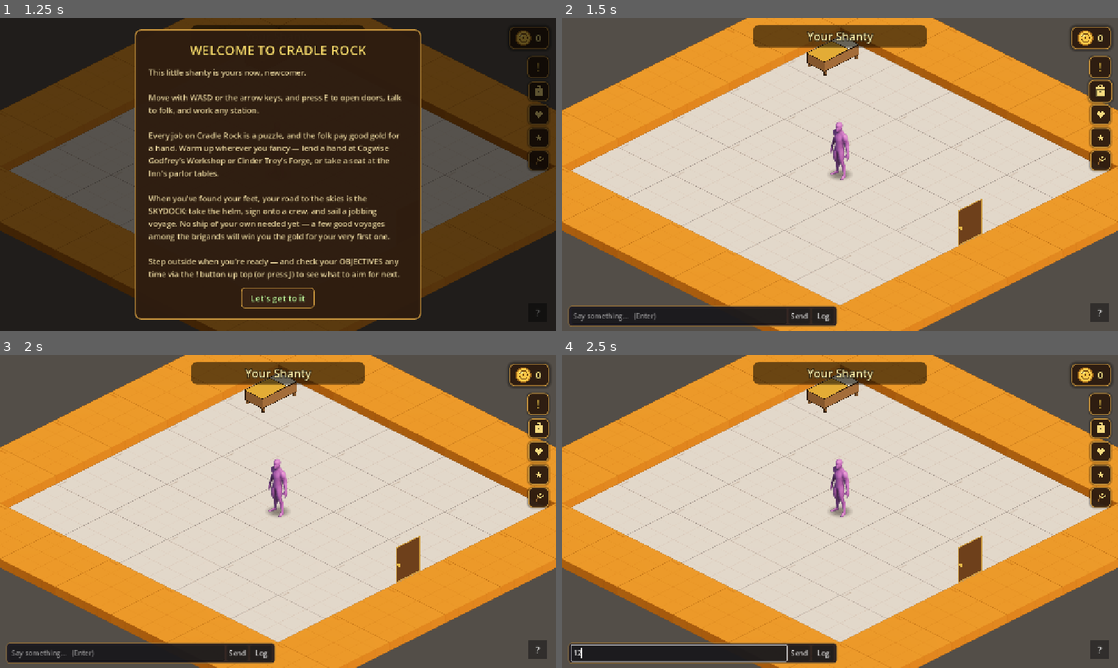
Above: before the commit, frames 1-4 (two rows, left to right).
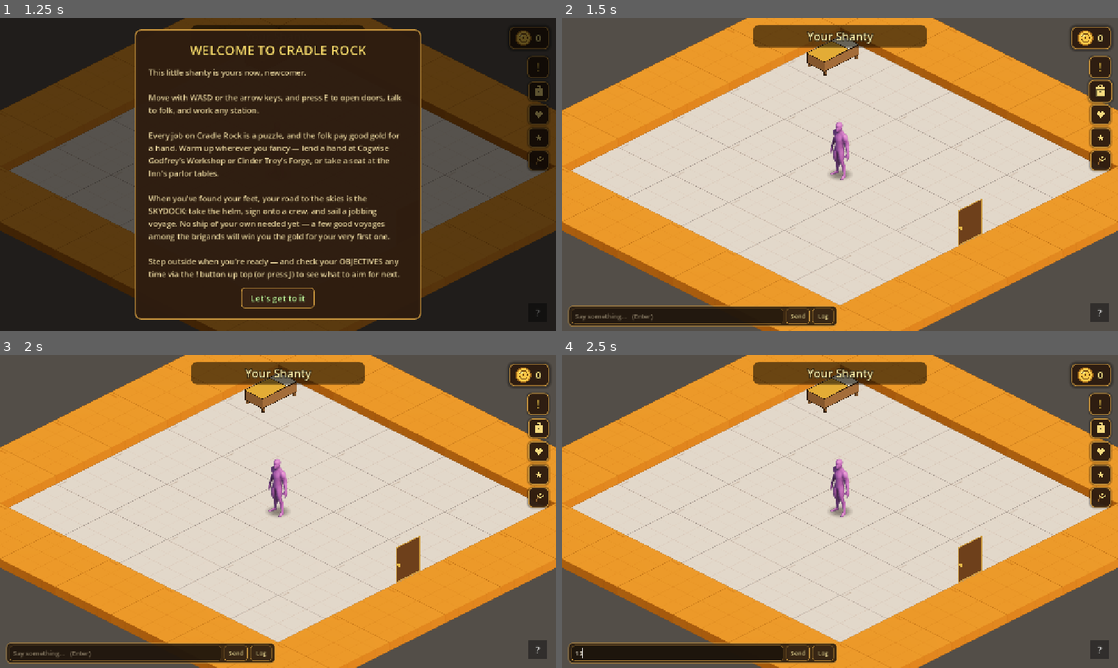
Above: after the commit, the same moments.

Repository: TairoyZone/shivaliva-shanty
Game: Godot game, scene res://main.tscn
The game is run twice, just before and just after one commit, with the same random seed, the same clock (stepped at 60 frames per second) and the same inputs.
Inputs (mouse positions are in pixels of both pictures, inside the frame that each line leads up to):
- Up to frame 1 (1.25 s): click "New Game" at 0.5 s
- Up to frame 2 (1.5 s): click "Let's get to it" at 1.25 s
- Up to frame 3 (2 s): no input
- Up to frame 4 (2.5 s): click (678, 652) at 2.02 s; type "12" at 2.1 s

Frame 1 is identical in both runs. In frame 2, 0.8% of the frame differs, in the area x 1-50%, y 91-99%; in frame 3, 0.8%; in frame 4, 0.8%.

Commit message:
polish(chat): warm the chatbox to the NPC-panel brass/walnut look (lowkey)
Troy liked the NPC chat panel's aesthetic — applied it subtly to the (bland) chatbox:
- Bar + log panels: warm walnut bg + a lowkey brass rim (was cool-navy + dull border), corner 10.
- Send / Log / the private-chat target chip: small warm-brass 3-state buttons (were default grey).
- Input field: dark walnut trough with a faint brass rim that brightens on focus (was a plain LineEdit).
Kept deliberately understated since it's persistent on-screen. Verified: headless scan parses clean.

Co-Authored-By: Claude Opus 4.8 (1M context) <noreply@anthropic.com>

Diff:
--- a/autoloads/chat_box.gd
+++ b/autoloads/chat_box.gd
@@ -83,7 +83,7 @@
 	bar.offset_right = 634.0     # 620 wide — matches the log panel
 	bar.offset_top = -58.0       # 48 tall — enough for the controls (was cramped at 38)
 	bar.offset_bottom = -10.0
-	bar.add_theme_stylebox_override("panel", _panel_style(Color(0.10, 0.09, 0.13, 0.88)))
+	bar.add_theme_stylebox_override("panel", _panel_style(Color(0.16, 0.11, 0.06, 0.90)))   # warm walnut (was cool navy)
 	bar.mouse_filter = Control.MOUSE_FILTER_IGNORE   # the empty bar background must not eat world clicks
 	add_child(bar)
 	var hb : HBoxContainer = HBoxContainer.new()
@@ -98,6 +98,7 @@
 	_target_btn.tooltip_text = "Step away from this conversation"
 	_target_btn.pressed.connect(_exit_private)
 	_target_btn.visible = false
+	_style_chat_button(_target_btn)
 	hb.add_child(_target_btn)
 
 	_input = LineEdit.new()
@@ -106,12 +107,14 @@
 	_input.max_length = 200
 	_input.text_submitted.connect(_on_submit)
 	_input.gui_input.connect(_on_input_gui)
+	_style_chat_input(_input)
 	hb.add_child(_input)
 
 	var send : Button = Button.new()
 	send.text = "Send"
 	send.focus_mode = Control.FOCUS_NONE
 	send.pressed.connect(_send_current)
+	_style_chat_button(send)
 	hb.add_child(send)
 
 	var log_btn : Button = Button.new()
@@ -120,6 +123,7 @@
 	log_btn.focus_mode = Control.FOCUS_NONE
 	log_btn.tooltip_text = "Toggle the chat + event history"
 	log_btn.pressed.connect(_toggle_log)
+	_style_chat_button(log_btn)
 	hb.add_child(log_btn)
 
 	# The history panel, just above the bar (hidden until you open it).
@@ -129,7 +133,7 @@
 	_log_panel.offset_right = 634.0           # match the bar's width
 	_log_panel.offset_top = -62.0 - 260.0     # 260 tall, sitting just above the bar
 	_log_panel.offset_bottom = -62.0
-	_log_panel.add_theme_stylebox_override("panel", _panel_style(Color(0.08, 0.07, 0.11, 0.9)))
+	_log_panel.add_theme_stylebox_override("panel", _panel_style(Color(0.13, 0.09, 0.05, 0.93)))   # warm walnut
 	_log_panel.visible = false
 	add_child(_log_panel)
 	_log_scroll = ScrollContainer.new()
@@ -145,14 +149,66 @@
 
 	var s : StyleBoxFlat = StyleBoxFlat.new()
 	s.bg_color = bg
-	s.border_color = Color(0.62, 0.46, 0.20, 0.7)
+	s.border_color = _brass(0.6)   # lowkey brass rim (matches the NPC chat panel / menu family)
 	s.set_border_width_all(2)
-	s.set_corner_radius_all(8)
+	s.set_corner_radius_all(10)
 	s.content_margin_left = 8.0
 	s.content_margin_right = 8.0
 	s.content_margin_top = 6.0
 	s.content_margin_bottom = 6.0
 	return s
+
+
+# Brass (the menu-family rim) at [param a] alpha — kept subtle so the persistent chat chrome stays lowkey.
+func _brass(a: float) -> Color:
+
+	return Color(Palette.BRASS_FRAME.r, Palette.BRASS_FRAME.g, Palette.BRASS_FRAME.b, a)
+
+
+# A small warm-brass button (Send / Log / the private-chat target chip) — matches the NPC chat panel.
+func _style_chat_button(btn: Button) -> void:
+
+	btn.add_theme_font_size_override("font_size", 14)
+	btn.add_theme_color_override("font_color", Color(0.95, 0.86, 0.58, 1.0))
+	btn.add_theme_color_override("font_outline_color", Color(0, 0, 0, 0.8))
+	btn.add_theme_constant_override("outline_size", 2)
+	for state in ["normal", "hover", "pressed"]:
+		var s : StyleBoxFlat = StyleBoxFlat.new()
+		var bg : Color = Color(0.22, 0.15, 0.08, 0.92)
+		if state == "hover":
+			bg = bg.lightened(0.10)
+		elif state == "pressed":
+			bg = bg.darkened(0.12)
+		s.bg_color = bg
+		s.border_color = _brass(0.7)
+		s.set_border_width_all(1)
+		s.set_corner_radius_all(7)
+		s.content_margin_left = 10.0
+		s.content_margin_right = 10.0
+		s.content_margin_top = 4.0
+		s.content_margin_bottom = 4.0
+		btn.add_theme_stylebox_override(state, s)
+
+
+# A subtly warm input field — dark walnut trough, faint brass rim that brightens on focus.
+func _style_chat_input(le: LineEdit) -> void:
+
+	le.add_theme_font_size_override("font_size", 15)
+	le.add_theme_color_override("font_color", Color(0.96, 0.93, 0.85, 1.0))
+	le.add_theme_color_override("font_placeholder_color", Color(0.78, 0.72, 0.60, 0.6))
+	var normal : StyleBoxFlat = StyleBoxFlat.new()
+	normal.bg_color = Color(0.10, 0.07, 0.04, 0.55)
+	normal.set_corner_radius_all(7)
+	normal.set_border_width_all(1)
+	normal.border_color = _brass(0.3)
+	normal.content_margin_left = 8.0
+	normal.content_margin_right = 8.0
+	normal.content_margin_top = 4.0
+	normal.content_margin_bottom = 4.0
+	le.add_theme_stylebox_override("normal", normal)
+	var focused : StyleBoxFlat = normal.duplicate()
+	focused.border_color = _brass(0.75)
+	le.add_theme_stylebox_override("focus", focused)
 
 
 # --- input ------------------------------------------------------------
